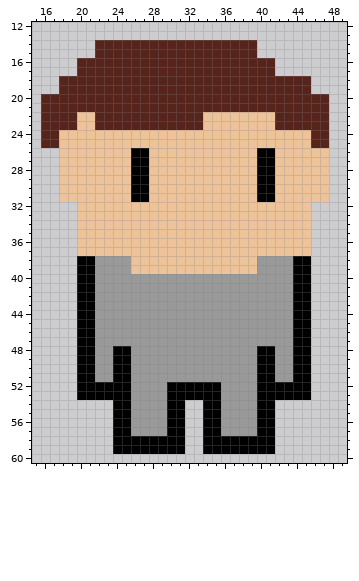
Edited in one commit: pixel-art sprite (assets/Character_Dave_Scene1.png). The picture above was drawn from the file before the commit.
The file is 64x64 pixels. Shown: x 15..49, y 12..60.
New version:
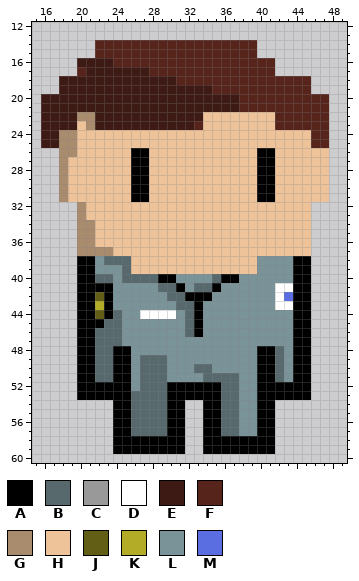
Palette (. is transparent): A #000000  B #57696d  C #999999  D #ffffff  E #3e1a14  F #57241b  G #a98b6e  H #eec39a  J #625e16  K #b3ac27  L #7a9399  M #5b6ee1
Commit: title screen and credit finish/scene 1 intro dialogue added
The edit:
y 16: x 20..23 FFFF -> EEEE
y 17: x 21..27 FFFFFFF -> EEEEEEE
y 18: x 18..30 FFFFFFFFFFFFF -> EEEEEEEEEEEEE
y 19: x 18..34 FFFFFFFFFFFFFFFFF -> EEEEEEEEEEEEEEEEE
y 20..21: x 16..37 FFFFFFFFFFFFFFFFFFFFFF -> EEEEEEEEEEEEEEEEEEEEEE
y 22: x 16..33 FFFFHHFFFFFFFFFFFF -> EEEEGGEEEEEEEEEEEE
y 23: x 16..19 FFFF -> EEEE; x 21..32 HFFFFFFFFFFF -> GEEEEEEEEEEE
y 24..25: x 16..19 FFHH -> EEGG
y 26: x 18..19 HH -> GG
y 27..31: x 18 H -> G
y 32..33: x 20 H -> G
y 34..36: x 20..21 HH -> GG
y 37: x 20..23 HHHH -> GGGG
y 38: x 22..25 CCCC -> LBBB; x 40..43 CCCC -> LLLL
y 39: x 22..25 CCCC -> LLLB; x 40..43 CCCC -> LLLL
y 40: x 22..43 CCCCCCCCCCCCCCCCCCCCCC -> BBLBBBBAALLLLBAALLLLLL
y 41: x 22..43 CCCCCCCCCCCCCCCCCCCCCC -> AALLLLLBBALBBALLLLLLDD
y 42: x 22..43 CCCCCCCCCCCCCCCCCCCCCC -> JALLLLLLBBAAALLLLLLLDM
y 43: x 22..43 CCCCCCCCCCCCCCCCCCCCCC -> KALLLLLLLBBALLLLLLLLDD
y 44: x 22..43 CCCCCCCCCCCCCCCCCCCCCC -> JABLLDDDDLBALLLLLLLLLL
y 45: x 22..43 CCCCCCCCCCCCCCCCCCCCCC -> ABBLLLLLLLBALLLLLLLLLL
y 46: x 22..43 CCCCCCCCCCCCCCCCCCCCCC -> BBBLLLLLLLBALLLLLLLLLL
y 47: x 22..43 CCCCCCCCCCCCCCCCCCCCCC -> BBBLLLLLLLLLLLLLLLLLLL
y 48: x 22..23 CC -> BB; x 26..39 CCCCCCCCCCCCCC -> LLLLLLLLLLLLLL; x 42..43 CC -> BL
y 49: x 22..23 CC -> BB; x 26..39 CCCCCCCCCCCCCC -> LBBBLLLLLLLLLL; x 42..43 CC -> BL
y 50: x 22..23 CC -> BB; x 26..39 CCCCCCCCCCCCCC -> LBBBLLLBBLLLLL; x 42..43 CC -> BL
y 51: x 22..23 CC -> BB; x 26..39 CCCCCCCCCCCCCC -> LBBBLLLLBBBBLL; x 42..43 CC -> BL
y 52: x 26..29 CCCC -> LBBB; x 36..39 CCCC -> BBLL
y 53..57: x 26..29 CCCC -> BBBB; x 36..39 CCCC -> BBLL
Changed places in both pictures, as pixel boxes (x1, y1, x2, y2):
changed: (41, 58, 293, 436)
